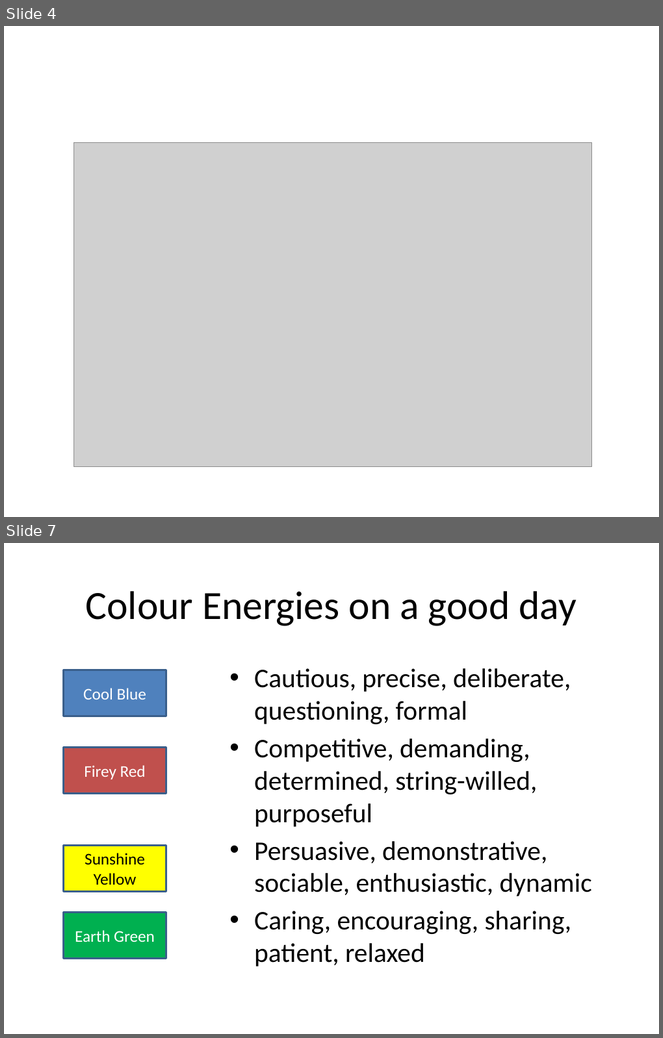
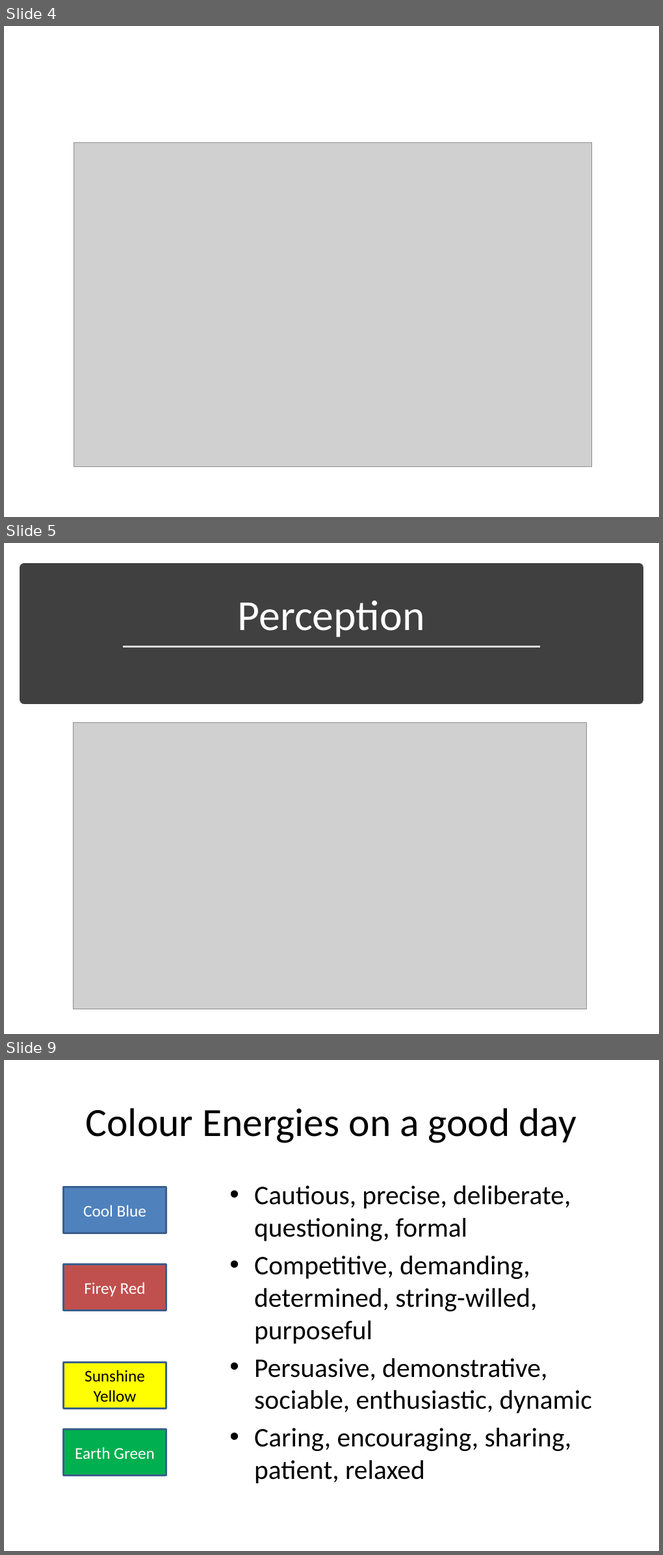
Before and after one commit to MCR-Digital/apprentice-boot-camp-methodologies, a slide deck: docs/EffectiveTeams.pptx. Shown one above the other, each under a label of ours: slides 4 and 7 before the commit, slides 4, 5 and 9 after it; the slides between them are not shown. The pictures are 663x1038 and 663x1555 pixels, drawn with LibreOffice and Linux fonts; fonts in the diff are those of the drawing; grey boxes stand for pictures. Boxes give left, top, right and bottom in pixels: in the first picture for what was removed or moved away, otherwise in the second. Text is boxed around its words. In the diff, an @@ line names an element or a change of style, - is before the commit and + after.

```diff
--- a/docs/EffectiveTeams.pptx
+++ b/docs/EffectiveTeams.pptx
@@ slide 5 added at [4,543,659,1034], background #FFFFFF @@
@@ rectangle added at [24,568,639,700], fill #404040, outline #404040 10 pt @@
@@ title added at [238,600,425,637], 47 pt, text #FFFFFF @@
+Perception
@@ line added from (122, 646) to (541, 646), #D9D9D9 1.75 pt @@
@@ picture added at [74,722,587,1009] @@
@@ what was slide 7 is now slide 9 @@
```
Also in this commit, not shown: 3 slides changed, 1 other slide added, 1 other file.
